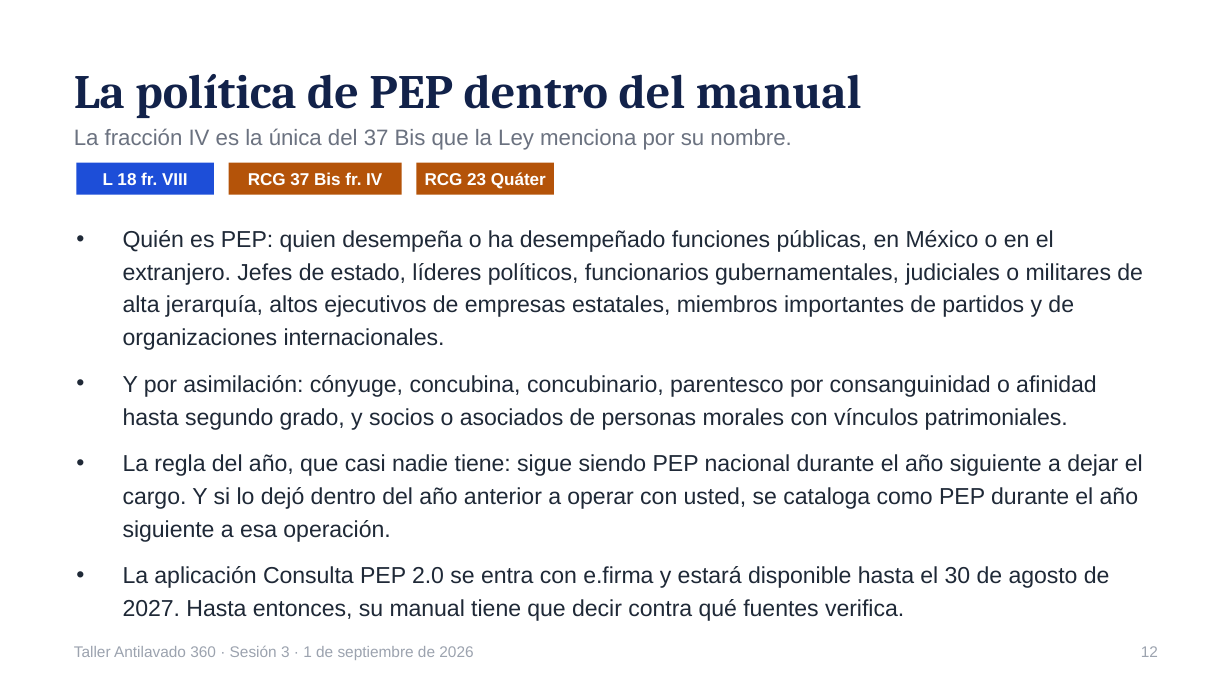
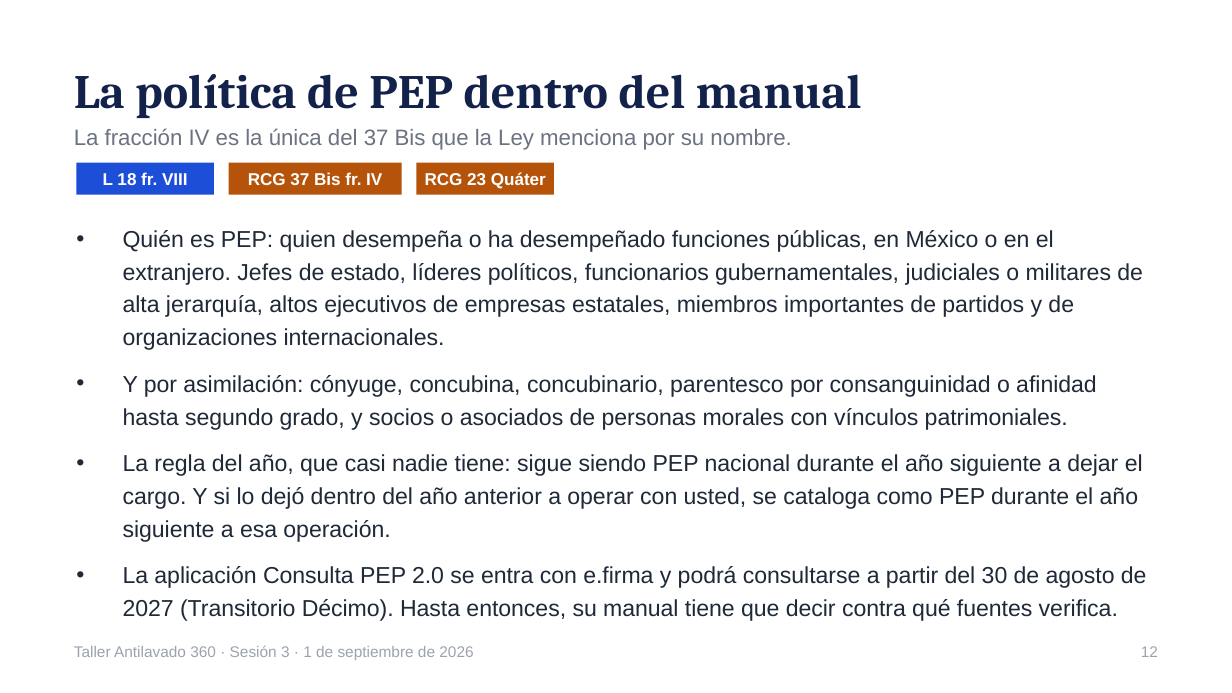
Before and after one commit to maribelvazquez/S01-TAV-IDENTIFICACION, a slide deck: slide 12 of s03/descargables/S03_ALU_01_Presentacion.pptx. Drawn at 1232x693 pixels with LibreOffice and Linux fonts; fonts in the diff are those of the drawing. Boxes give left, top, right and bottom in pixels: in the first picture for what was removed or moved away, otherwise in the second. Text is boxed around its words. In the diff, an @@ line names an element or a change of style, - is before the commit and + after.

```diff
--- a/s03/descargables/S03_ALU_01_Presentacion.pptx
+++ b/s03/descargables/S03_ALU_01_Presentacion.pptx
@@ text at <box>123,566,1147,621</box>: text changed @@
-• La aplicación Consulta PEP 2.0 se entra con e.firma y estará disponible hasta el 30 de agosto de 2027. Hasta entonces, su manual tiene que decir contra qué fuentes verifica.
+• La aplicación Consulta PEP 2.0 se entra con e.firma y podrá consultarse a partir del 30 de agosto de 2027 (Transitorio Décimo). Hasta entonces, su manual tiene que decir contra qué fuentes verifica.
```
Also in this commit, not shown: 18 other files.
